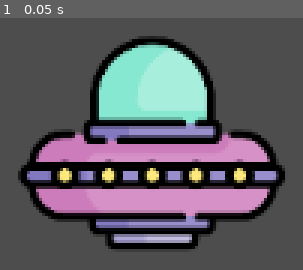
Above: before the commit, frame 1.
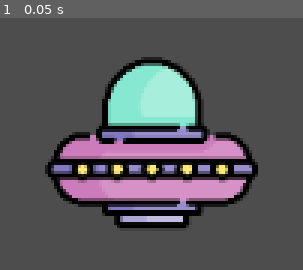
Above: after the commit, the same moment.

Repository: ben-miles/gamedevspeedysaucer
Game: Godot game, scene res://player.tscn
The game is run twice, just before and just after one commit, with the same random seed, the same clock (stepped at 60 frames per second) and the same inputs. This scene is started directly instead of the project's main scene.
Inputs:
- Up to frame 1 (0.05 s): no input

The runs differ from the first frame. In frame 1, 33% of the frame differs, in the area x 5-95%, y 7-92%.

Commit message:
Reorder Player Nodes

Diff:
--- a/player.tscn
+++ b/player.tscn
@@ -1,17 +1,20 @@
-[gd_scene load_steps=3 format=3 uid="uid://cmjrxvnxox4tq"]
+[gd_scene load_steps=4 format=3 uid="uid://cmjrxvnxox4tq"]
 
 [ext_resource type="Texture2D" uid="uid://s7wxay2p3foh" path="res://ufo_2949273.png" id="1_d67fp"]
+[ext_resource type="Script" path="res://player.gd" id="1_w0vt3"]
 
 [sub_resource type="CircleShape2D" id="CircleShape2D_uke0n"]
-radius = 67.0
+radius = 52.0
 
 [node name="Player" type="RigidBody2D"]
 position = Vector2(549, 274)
 gravity_scale = 0.0
+script = ExtResource("1_w0vt3")
+
+[node name="CollisionShape2D" type="CollisionShape2D" parent="."]
+position = Vector2(0, 3)
+shape = SubResource("CircleShape2D_uke0n")
 
 [node name="Sprite2D" type="Sprite2D" parent="."]
-scale = Vector2(0.25, 0.25)
+scale = Vector2(0.2, 0.2)
 texture = ExtResource("1_d67fp")
-
-[node name="CollisionShape2D" type="CollisionShape2D" parent="."]
-shape = SubResource("CircleShape2D_uke0n")
